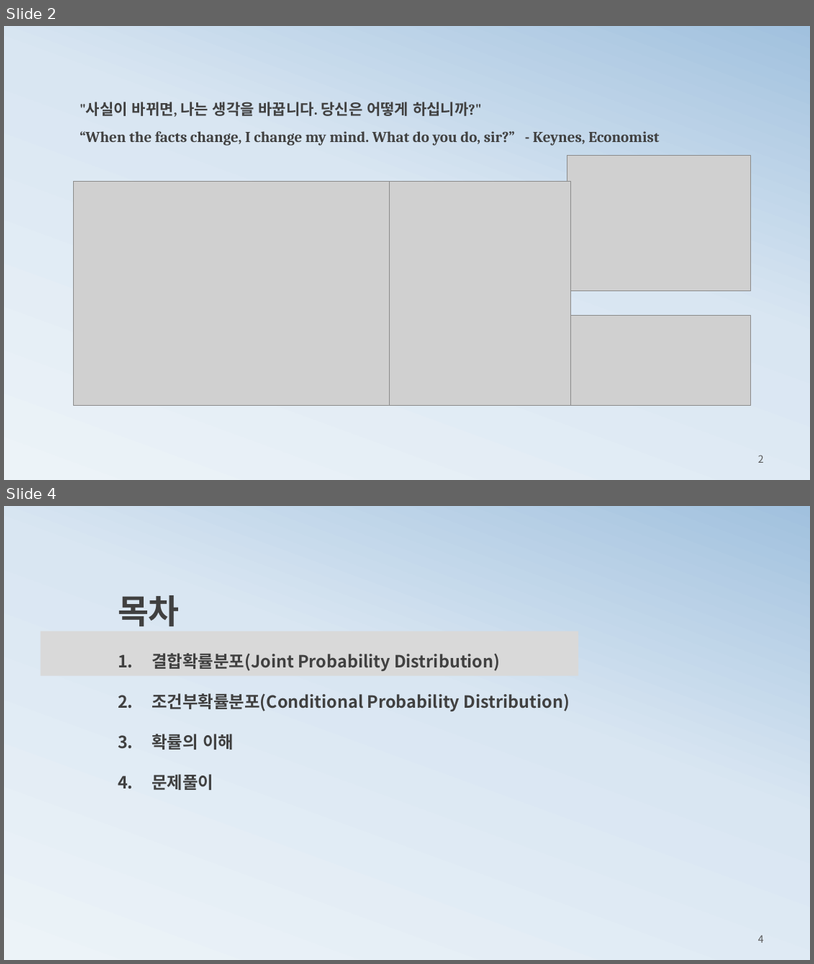
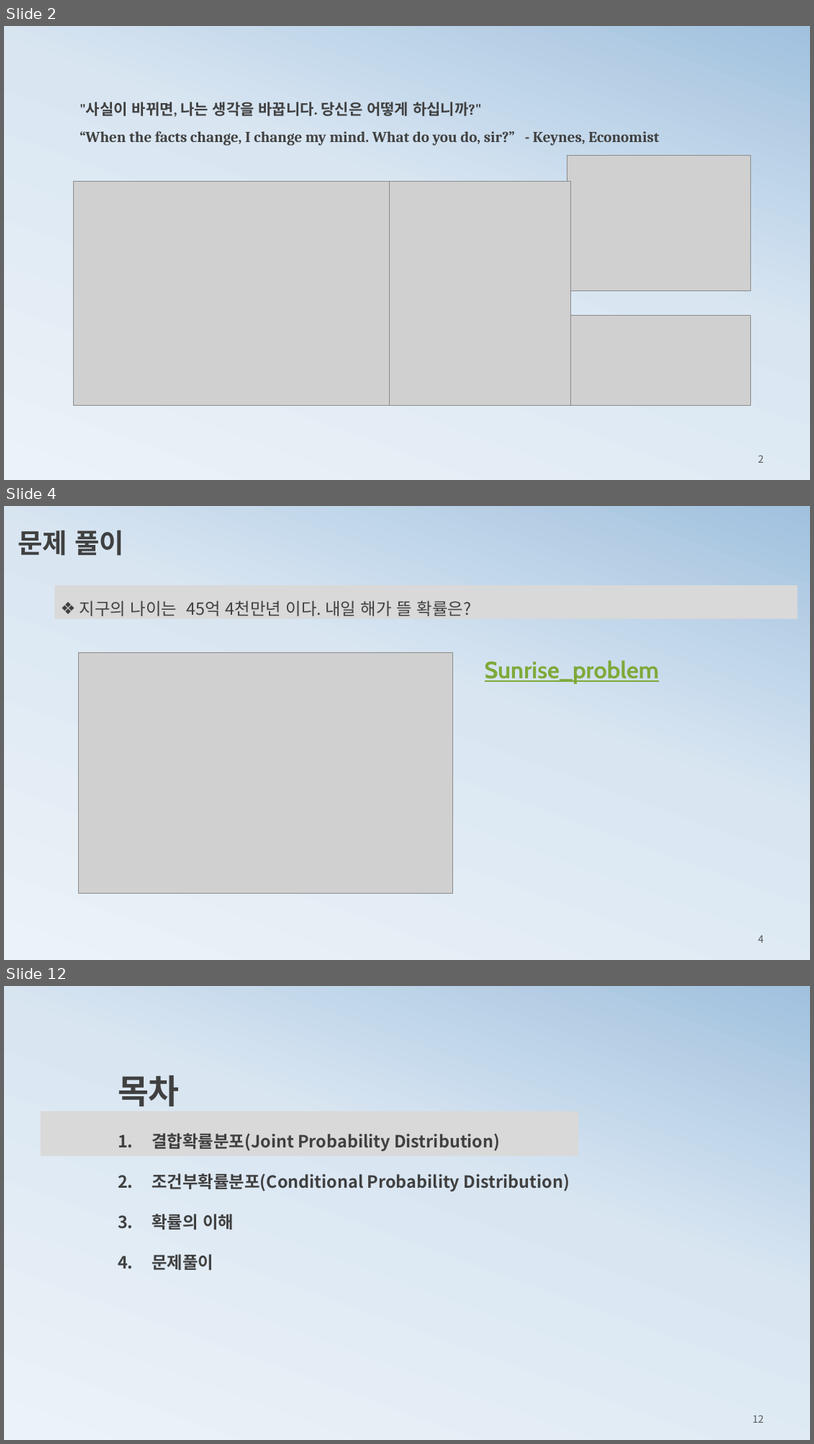
Before and after one commit to ancestor9/mathematics-for-machine-learning, a slide deck: 2_histogram2probability.pptx. Shown one above the other, each under a label of ours: slides 2 and 4 before the commit, slides 2, 4 and 12 after it; the slides between them are not shown. The pictures are 814x964 and 814x1444 pixels, drawn with LibreOffice and Linux fonts; fonts in the diff are those of the drawing; grey boxes stand for pictures. Boxes give left, top, right and bottom in pixels: in the first picture for what was removed or moved away, otherwise in the second. Text is boxed around its words. In the diff, an @@ line names an element or a change of style, - is before the commit and + after.

```diff
--- a/2_histogram2probability.pptx
+++ b/2_histogram2probability.pptx
@@ slide 4 added at (4,506,810,960), background gradient #ECF3F8 to #D9E6F2 to #A1C1DE @@
@@ text added at (18,530,124,556), 32 pt, text #404040, bold @@
+문제 풀이
@@ rectangle added at (55,585,797,619), fill #D9D9D9, 20 pt, text #404040 @@
+❖ 지구의 나이는 45억 4천만년 이다. 내일 해가 뜰 확률은?
@@ picture added at (78,652,453,893) @@
@@ text added at (485,660,660,684), 28 pt, text #7EA939, bold, underline @@
+Sunrise_problem
@@ page number added at (759,935,764,942), 12 pt, text #595959 @@
+4
@@ what was slide 4 is now slide 12 @@
@@ page number at (753,1414,764,1422): text changed @@
-4
+12
```
Also in this commit, not shown: 1 slide changed, 7 other slides added, 1 slide removed, 1 other file.
